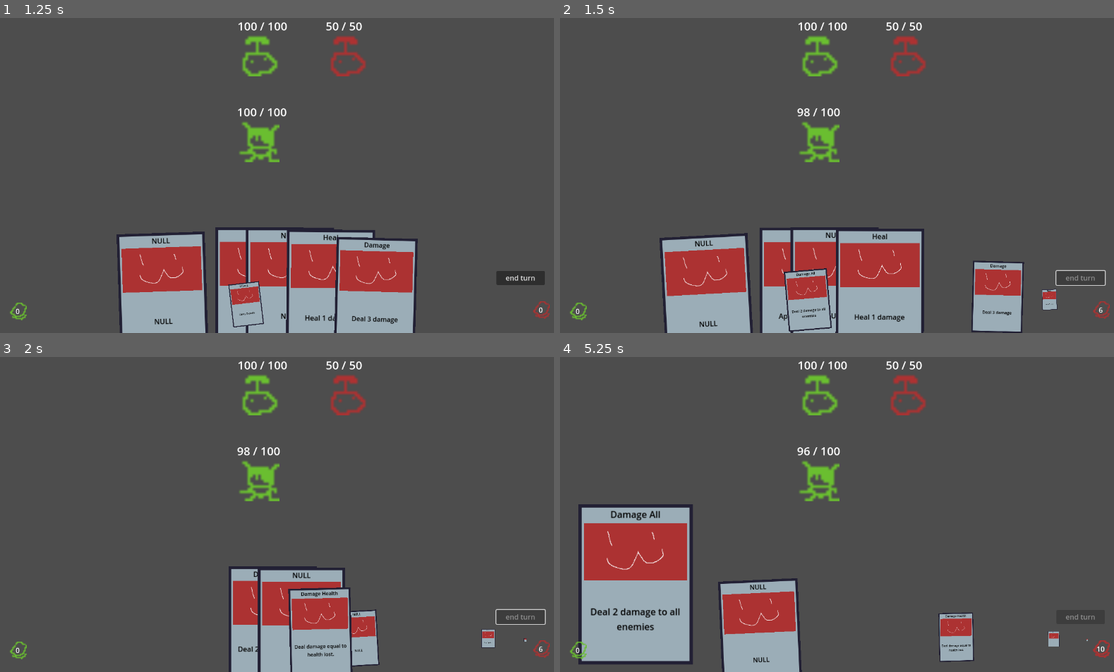
Above: before the commit, frames 1-4 (two rows, left to right).
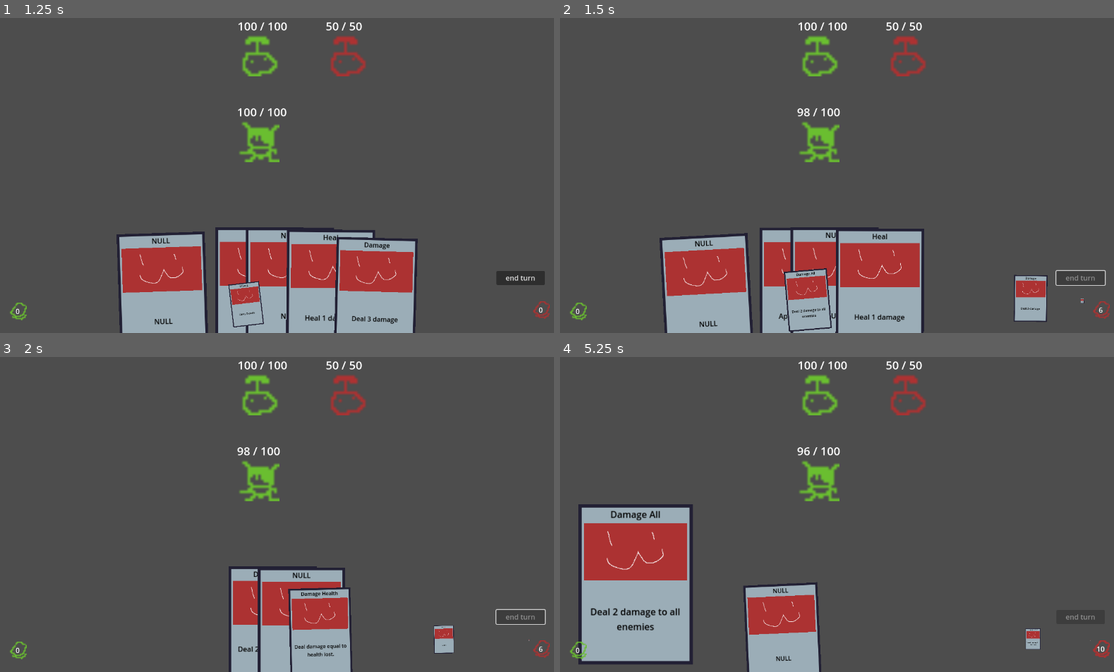
Above: after the commit, the same moments.

Repository: Saplings-Projects/1M_sub
Game: Godot game, scene res://#Scenes/TestingScene.tscn
The game is run twice, just before and just after one commit, with the same random seed, the same clock (stepped at 60 frames per second) and the same inputs.
Inputs (mouse positions are in pixels of both pictures, inside the frame that each line leads up to):
- Up to frame 1 (1.25 s): click (254, 288) at 0.52 s
- Up to frame 2 (1.5 s): click "end turn" at 1.25 s
- Up to frame 3 (2 s): no input
- Up to frame 4 (5.25 s): click "0" at 2 s; click "0" at 2.75 s; click (637, 649) at 3.52 s; click "end turn" at 4.25 s; click "10" at 5 s

Frame 1 is identical in both runs. In frame 2, 2.6% of the frame differs, in the area x 74-95%, y 77-100%; in frame 3, 1.3%; in frame 4, 4.4%, in the area x 28-96%, y 70-100%.

Commit message:
Ease rotation on discarding state

Diff:
--- a/Cards/Movement State/MoveState_Discarding.gd
+++ b/Cards/Movement State/MoveState_Discarding.gd
@@ -2,7 +2,8 @@
 class_name MoveState_Discarding
 
 
-const EASE_TIME: float = 0.5
+const LERP_SPEED: float = 10.0
+const EASE_TIME: float = 0.3
 const EASE_TYPE: Tween.EaseType = Tween.EASE_OUT
 const TRANS_TYPE: Tween.TransitionType = Tween.TRANS_CUBIC
 
@@ -25,6 +26,12 @@
 
 
 # @Override
+func on_state_process(delta: float) -> void:
+	# Ease rotation
+	_state.card.rotation_degrees = lerpf(_state.card.rotation_degrees, 0.0, delta * LERP_SPEED)
+
+
+# @Override
 func can_transition_from(new_state: Enums.CardMovementState) -> bool:
 	# Once you discard, you can't exit this state
 	return false
